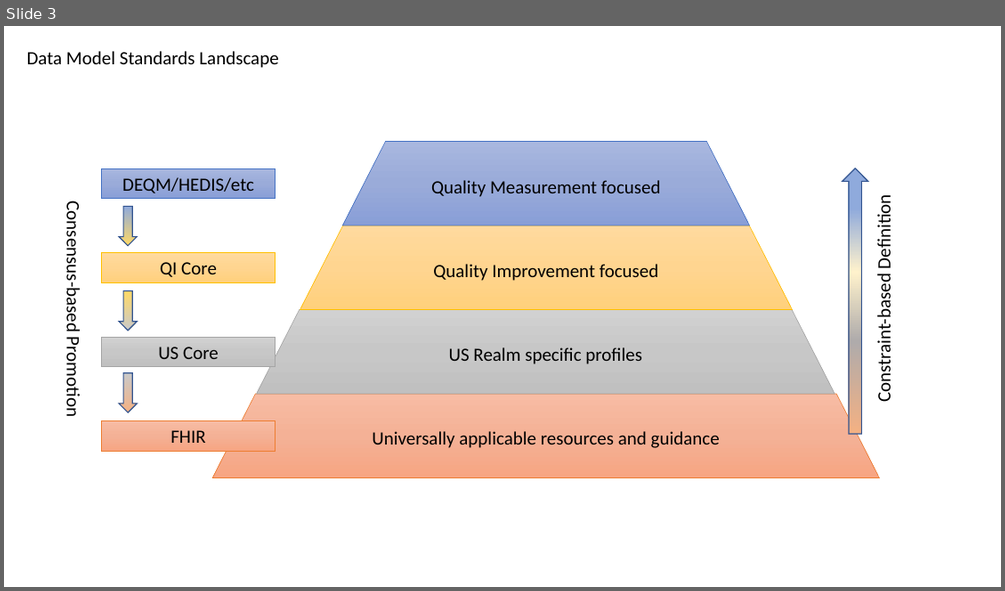
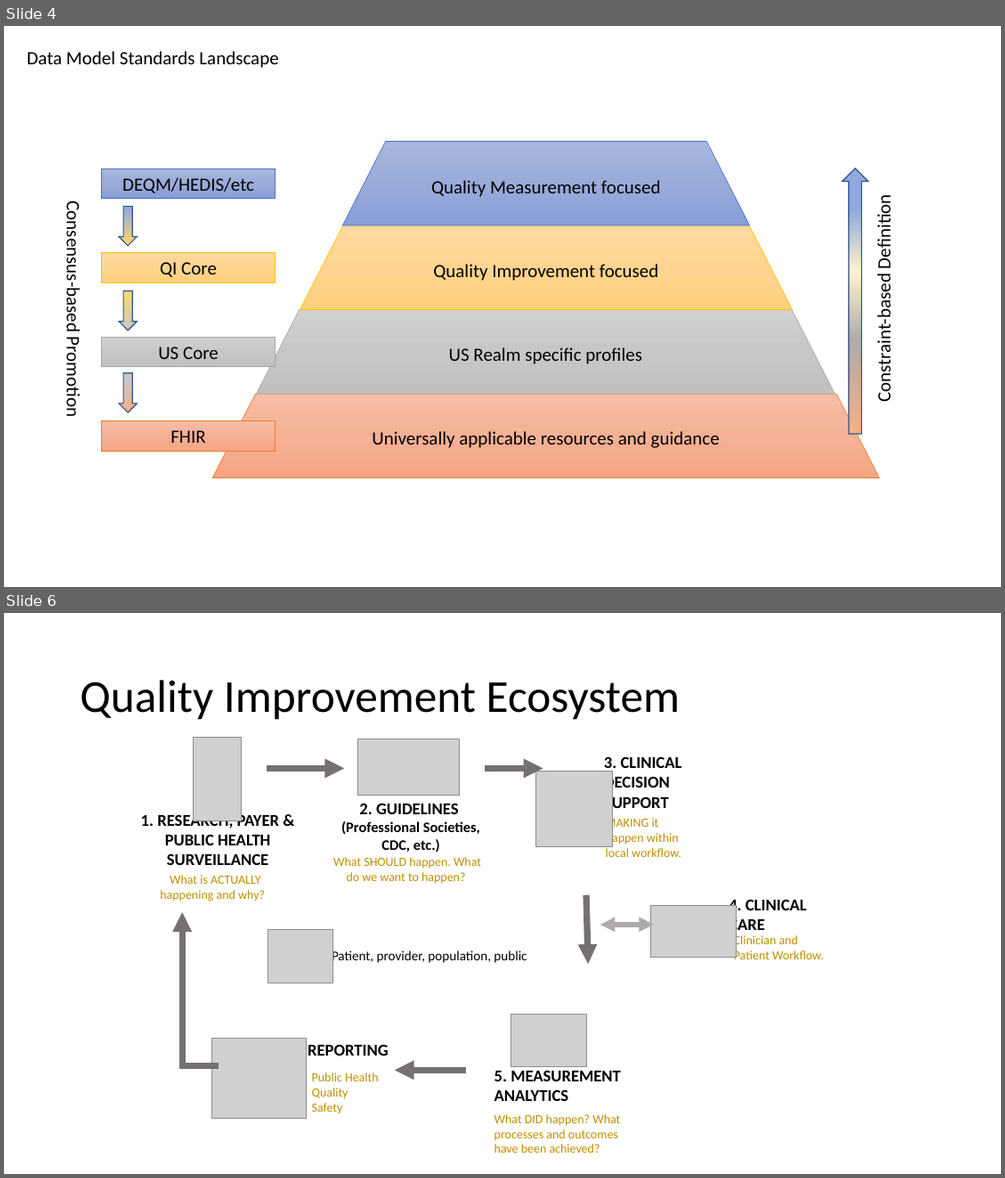
Before and after one commit to HL7/cqf-measures, a slide deck: diagrams/FHIR Measure IG Diagram_v2.pptx. Shown one above the other, each under a label of ours: slide 3 before the commit, slides 4 and 6 after it; the slides between them are not shown. The pictures are 1005x591 and 1005x1178 pixels, drawn with LibreOffice and Linux fonts; fonts in the diff are those of the drawing; grey boxes stand for pictures. Boxes give left, top, right and bottom in pixels: in the first picture for what was removed or moved away, otherwise in the second. Text is boxed around its words. In the diff, an @@ line names an element or a change of style, - is before the commit and + after.

```diff
--- a/diagrams/FHIR Measure IG Diagram_v2.pptx
+++ b/diagrams/FHIR Measure IG Diagram_v2.pptx
@@ slide 6 added at box(4, 613, 1001, 1174), background #FFFFFF @@
@@ title added at box(80, 680, 680, 720), 44 pt, text #000000 @@
+Quality Improvement Ecosystem
@@ picture added at box(194, 737, 241, 821) @@
@@ picture added at box(357, 738, 459, 795) @@
@@ arrow added from (267, 769) to (344, 769), #767171 6.25 pt @@
@@ arrow added from (485, 769) to (543, 769), #767171 6.25 pt @@
@@ picture added at box(536, 771, 613, 846) @@
@@ text added at box(604, 756, 682, 813), 16 pt, text #000000, bold @@
+3. CLINICAL DECISION SUPPORT
@@ text added at box(141, 811, 280, 865), 16 pt, text #000000, bold @@
+1. RESEARCH, PAYER & PUBLIC HEALTH SURVEILLANCE
@@ text added at box(341, 803, 480, 852), 14 pt, text #000000, bold @@
+2. GUIDELINES
+(Professional Societies, CDC, etc.)
@@ text added at box(606, 816, 681, 857), 12 pt, text #BF9000 @@
+MAKING it happen within local workflow.
@@ text added at box(160, 875, 265, 901), 12 pt, text #BF9000 @@
+What is ACTUALLY happening and why?
@@ text added at box(333, 857, 481, 884), 12 pt, text #BF9000 @@
+What SHOULD happen. What do we want to happen?
@@ arrow added from (587, 895) to (588, 964), #767171 6.25 pt @@
@@ picture added at box(651, 905, 736, 957) @@
@@ text added at box(728, 899, 807, 935), 16 pt, text #000000, bold @@
+4. CLINICAL CARE
@@ elbow arrow added from (215, 1069) to (182, 912), #767171 6.25 pt @@
@@ picture added at box(268, 929, 333, 982) @@
@@ double arrow added from (654, 925) to (600, 925), #AFABAB 4.75 pt @@
@@ text added at box(332, 949, 526, 965), 13 pt, text #000000 @@
+Patient, provider, population, public
@@ text added at box(734, 933, 824, 959), 12 pt, text #BF9000 @@
+Clinician and Patient Workflow.
@@ picture added at box(212, 1038, 307, 1119) @@
@@ picture added at box(511, 1014, 587, 1066) @@
@@ text added at box(307, 1044, 388, 1055), 16 pt, text #000000, bold @@
+6. REPORTING
@@ text added at box(312, 1072, 379, 1114), 12 pt, text #BF9000 @@
+• Public Health
+• Quality
+• Safety
@@ arrow added from (466, 1070) to (395, 1070), #767171 6.25 pt @@
@@ text added at box(494, 1070, 621, 1101), 16 pt, text #000000, bold @@
+5. MEASUREMENT ANALYTICS
@@ text added at box(494, 1114, 620, 1152), 12 pt, text #BF9000 @@
+What DID happen? What processes and outcomes have been achieved?
@@ what was slide 3 is now slide 4 @@
```
Also in this commit, not shown: 2 other slides added, 1 other file.
